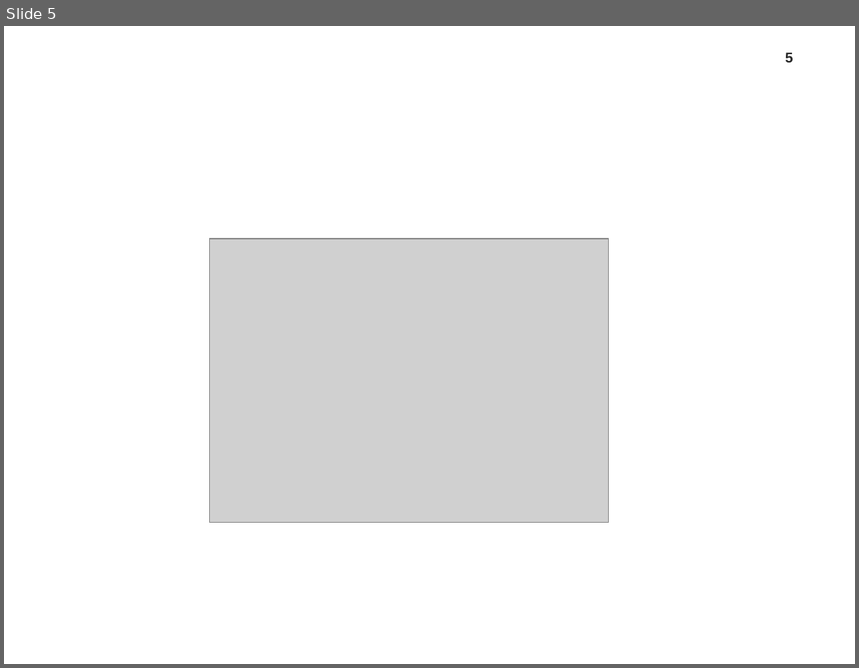
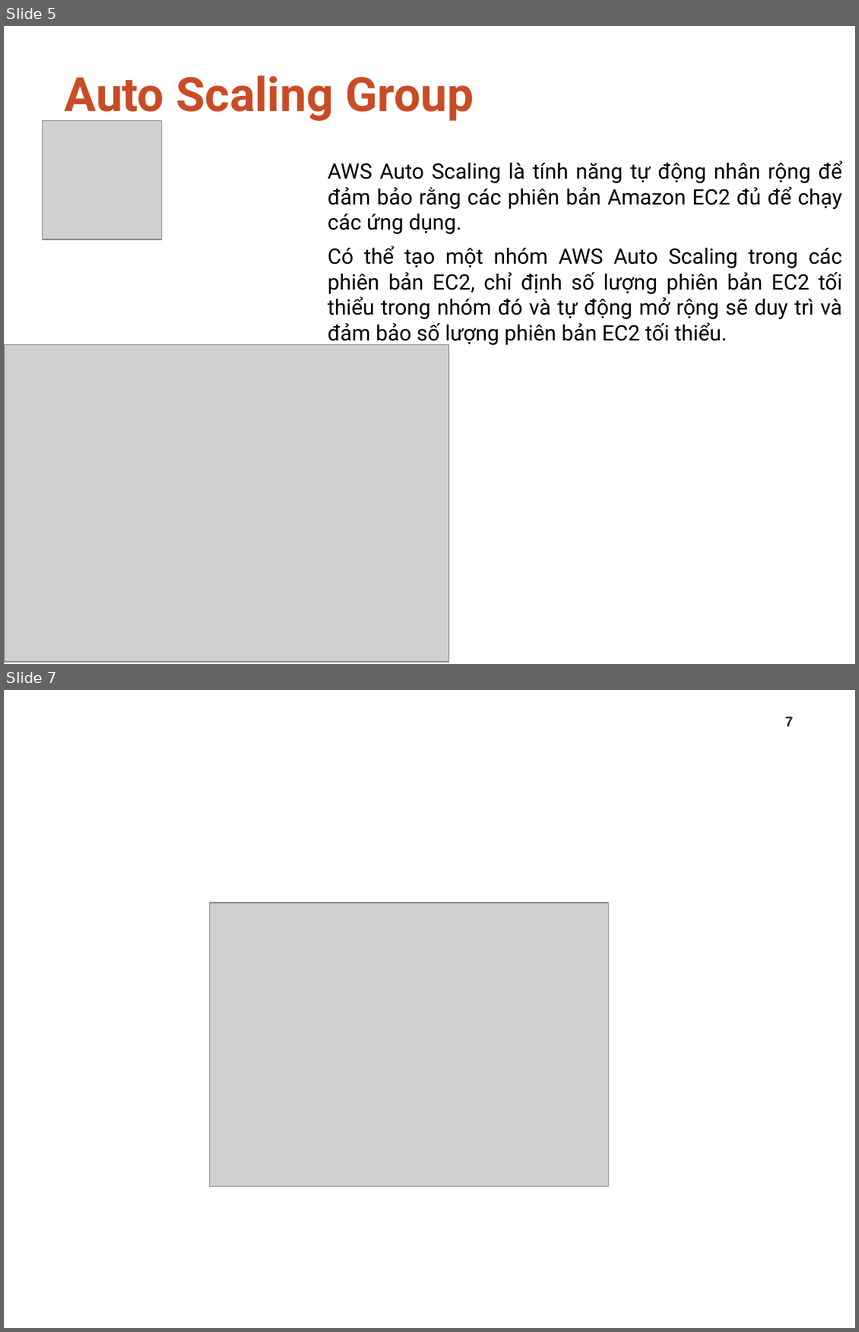
Before and after one commit to ducnhoxlatui/CloudComputing_Group30, a slide deck: BaoCaoCacTuan/BaoCaoCuoiKi.pptx. Shown one above the other, each under a label of ours: slide 5 before the commit, slides 5 and 7 after it; the slides between them are not shown. The pictures are 859x668 and 859x1332 pixels, drawn with LibreOffice and Linux fonts; fonts in the diff are those of the drawing; grey boxes stand for pictures; background and template pictures are left out. Boxes give left, top, right and bottom in pixels: in the first picture for what was removed or moved away, otherwise in the second. Text is boxed around its words. In the diff, an @@ line names an element or a change of style, - is before the commit and + after.

```diff
--- a/BaoCaoCacTuan/BaoCaoCuoiKi.pptx
+++ b/BaoCaoCacTuan/BaoCaoCuoiKi.pptx
@@ slide 5 added at (x1=4, y1=26, x2=855, y2=664), background #FFFFFF @@
@@ title added at (x1=65, y1=75, x2=474, y2=123), 40 pt, text #C94C25, bold @@
+Auto Scaling Group
@@ picture added at (x1=42, y1=120, x2=161, y2=240) @@
@@ text added at (x1=328, y1=161, x2=843, y2=234), 18 pt, text #000000 @@
+AWS Auto Scaling là tính năng tự động nhân rộng để đảm bảo rằng các phiên bản Amazon EC2 đủ để chạy các ứng dụng.
@@ text added at (x1=328, y1=246, x2=843, y2=346), 18 pt, text #000000 @@
+Có thể tạo một nhóm AWS Auto Scaling trong các phiên bản EC2, chỉ định số lượng phiên bản EC2 tối thiểu trong nhóm đó và tự động mở rộng sẽ duy trì và đảm bảo số lượng phiên bản EC2 tối thiểu.
@@ picture added at (x1=4, y1=345, x2=449, y2=663) @@
@@ what was slide 5 is now slide 7 @@
@@ page number at (x1=785, y1=717, x2=793, y2=726): text changed @@
-5
+7
```
Also in this commit, not shown: 3 slides changed, 2 other slides added, 1 slide removed, 5 other files.
